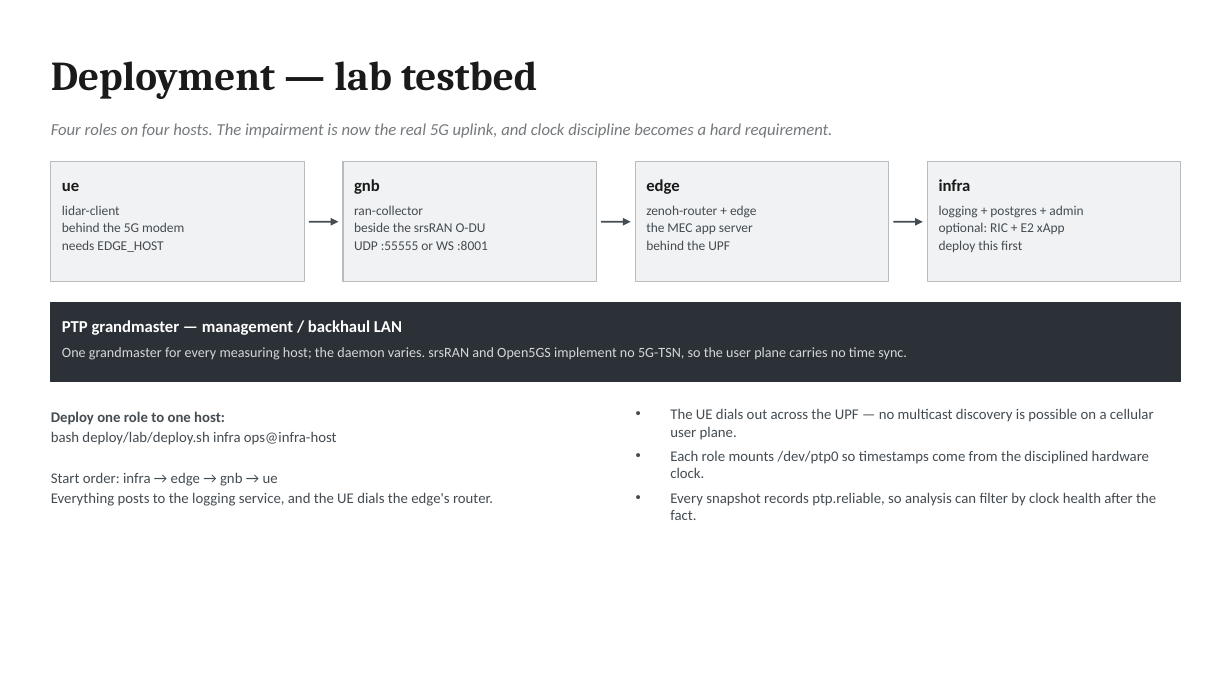
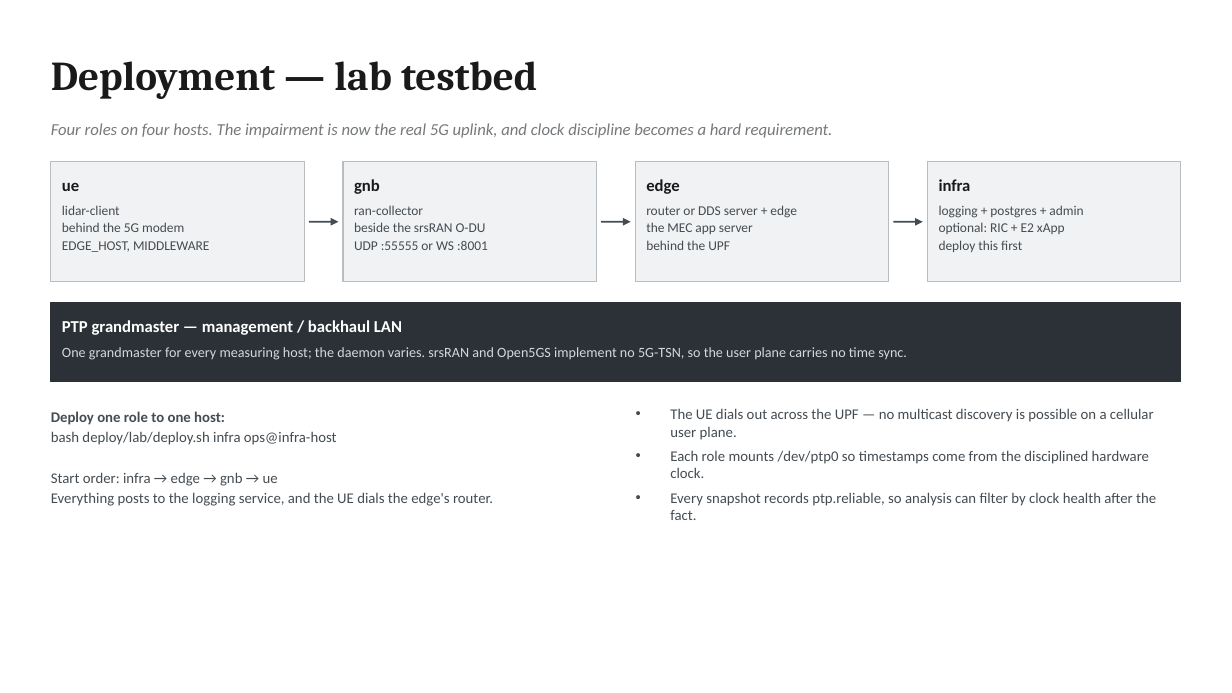
Before and after one commit to morosev/mec-cast, a slide deck: slide 3 of docs/slides/mec-cast-architecture.pptx. Drawn at 1232x693 pixels with LibreOffice and Linux fonts; fonts in the diff are those of the drawing. Boxes give left, top, right and bottom in pixels: in the first picture for what was removed or moved away, otherwise in the second. Text is boxed around its words. In the diff, an @@ line names an element or a change of style, - is before the commit and + after.

```diff
--- a/docs/slides/mec-cast-architecture.pptx
+++ b/docs/slides/mec-cast-architecture.pptx
@@ text at <box>646,205,797,218</box>: text changed @@
-zenoh-router + edge
+router or DDS server + edge
@@ text at <box>62,241,209,252</box>: text changed @@
-needs EDGE_HOST
+EDGE_HOST, MIDDLEWARE
```
Also in this commit, not shown: 5 other slides changed, 12 other files.
